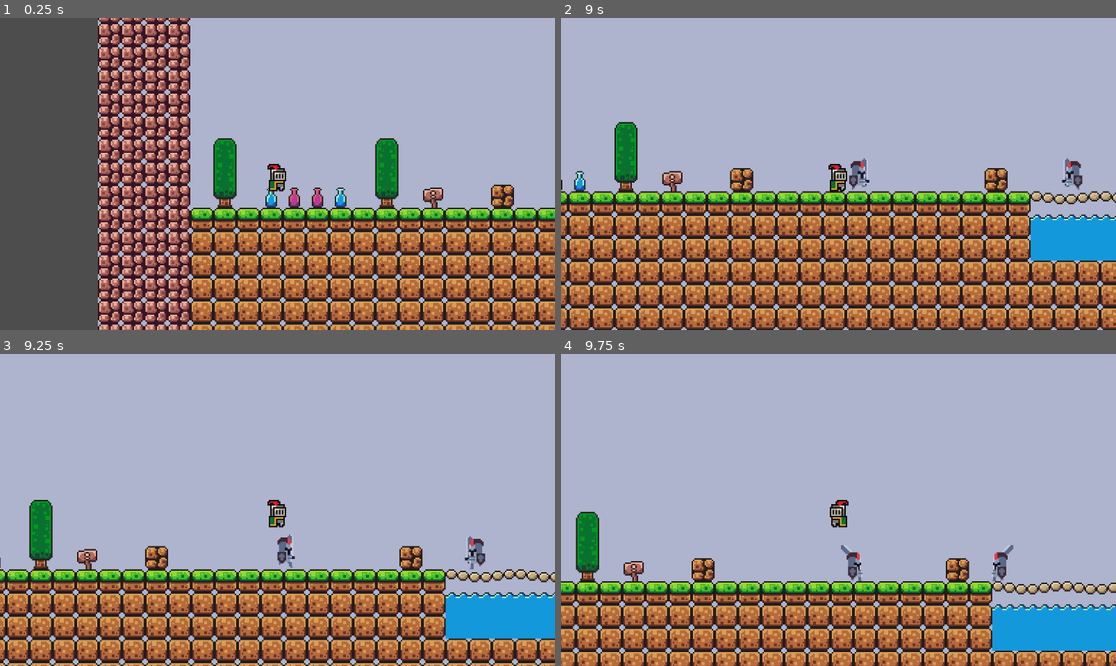
Above: before the commit, frames 1-4 (two rows, left to right).
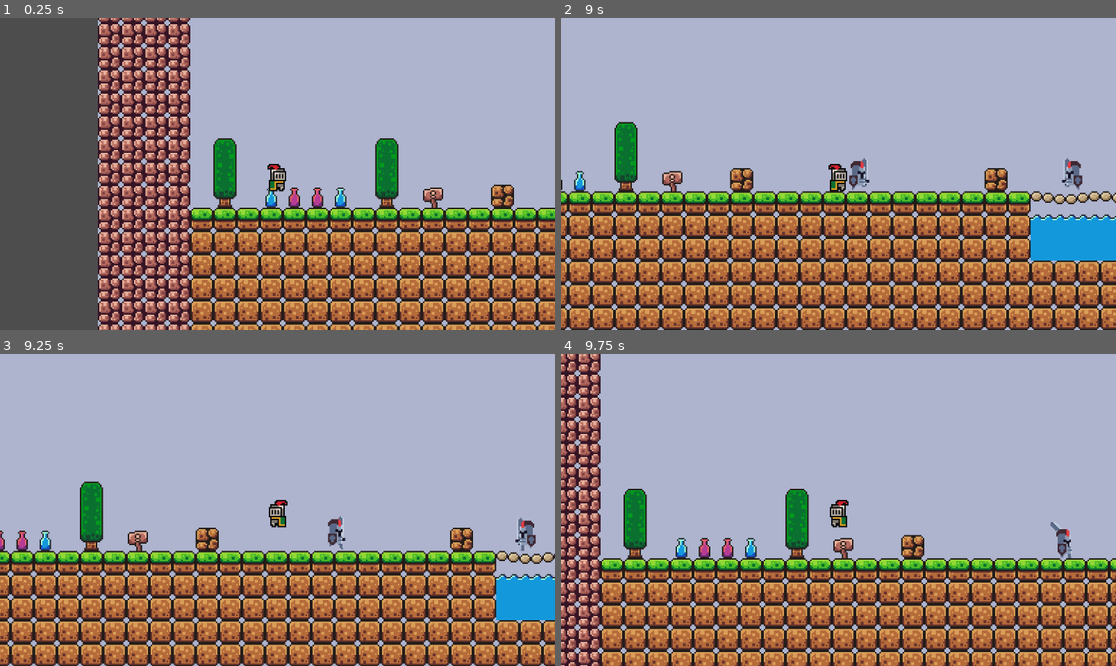
Above: after the commit, the same moments.

Repository: AStellarScene/2D-Adventure
Game: Godot game, scene res://main.tscn
The game is run twice, just before and just after one commit, with the same random seed, the same clock (stepped at 60 frames per second) and the same inputs.
Inputs:
- Up to frame 1 (0.25 s): no input
- Up to frame 2 (9 s): tap Enter (ui_accept) at 0.5, 0.77, 1.52, 3.02, 3.77, 4.52, 6.02, 6.77, 7.52 s; hold Right (ui_right) 0.53-2.03 s; hold Left (ui_left) 2.03-2.78 s; hold Right (ui_right) 2.78-4.28 s; hold Left (ui_left) 4.28-5.03 s; hold Right (ui_right) 5.03-5.78 s; hold Left (ui_left) 5.78-7.28 s; hold Right (ui_right) from 7.28 s (still down)
- Up to frame 3 (9.25 s): keep holding Right (ui_right); tap Enter (ui_accept) at 9.02 s
- Up to frame 4 (9.75 s): release Right (ui_right) at 9.53 s; hold Left (ui_left) from 9.53 s (still down)

Frames 1-2 are identical in both runs. In frame 3, 34% of the frame differs, in the area x 0-100%, y 40-100%; in frame 4, 30%.

Commit message:
added knockback and adjusted comments

Diff:
--- a/scenes/player.tscn
+++ b/scenes/player.tscn
@@ -222,6 +222,10 @@
 [sub_resource type="CircleShape2D" id="CircleShape2D_1ougs"]
 radius = 6.675
 
+[sub_resource type="CapsuleShape2D" id="CapsuleShape2D_l25ek"]
+radius = 9.0
+height = 21.3333
+
 [node name="Player" type="CharacterBody2D"]
 scale = Vector2(3, 3)
 script = ExtResource("1_iymdt")
@@ -244,3 +248,14 @@
 
 [node name="JumpPlayer" type="AudioStreamPlayer2D" parent="."]
 stream = ExtResource("4_enril")
+
+[node name="Hurt Area" type="Area2D" parent="."]
+
+[node name="CollisionShape2D" type="CollisionShape2D" parent="Hurt Area"]
+position = Vector2(0, 2.33333)
+shape = SubResource("CapsuleShape2D_l25ek")
+
+[node name="Hurt Timer" type="Timer" parent="Hurt Area"]
+
+[connection signal="area_entered" from="Hurt Area" to="." method="_on_hurt_area_area_entered"]
+[connection signal="timeout" from="Hurt Area/Hurt Timer" to="." method="_on_hurt_timer_timeout"]
--- a/scenes/walking_enemy.tscn
+++ b/scenes/walking_enemy.tscn
@@ -173,7 +173,7 @@
 autoplay = "idle"
 frame_progress = 0.457693
 
-[node name="Head Hit" type="Area2D" parent="." groups=["enemy_attack"]]
+[node name="Head Hit" type="Area2D" parent="." groups=["enemy"]]
 collision_layer = 15
 collision_mask = 4
 
--- a/scripts/player.gd
+++ b/scripts/player.gd
@@ -14,7 +14,9 @@
 @onready var animated_sprite_2d = $PlayerAnimator
 
 func _physics_process(delta):
-	# Handle animation.
+	var isLeft = velocity.x < 0
+	animated_sprite_2d.flip_h = isLeft
+	# Animator
 	if hurt == false && hop == false && death == false:
 		if (velocity.x > 1 || velocity.x < -1):
 			if is_on_floor():
@@ -24,15 +26,15 @@
 		else:
 			animated_sprite_2d.animation = "idle"
 
-	# Add the gravity.
+	# Gravity & Physics Process
 	if not is_on_floor():
 		velocity.y += gravity * delta
 
-	# Handle jump.
+	# Handle jump input.
 	if Input.is_action_just_pressed("ui_accept") and is_on_floor():
 		velocity.y = JUMP_VELOCITY
 
-# Get the input direction and handle the movement/deceleration.
+# Apply input direction and apply knock-back.
 	var direction = Input.get_axis("ui_left", "ui_right")
 	if direction:
 		velocity.x = direction * SPEED
@@ -40,11 +42,19 @@
 		velocity.x = move_toward(velocity.x, 0, SPEED)
 
 	if hurt == true:
-		velocity.x = -300
+		velocity.x = -600
+		velocity.y = -30
 
 	move_and_slide()
 
-	var isLeft = velocity.x < 0
-	animated_sprite_2d.flip_h = isLeft
+# Start knockback when hit by an enemy.
+func _on_hurt_area_area_entered(area):
+	if area.is_in_group("enemy"):
+		print("Hurt!")
+		hurt = true
+		$"Hurt Area/Hurt Timer".start()
 
-# Reset player if out of bounds.
+# Stop knockback after timer ends.
+func _on_hurt_timer_timeout():
+	$"Hurt Area/Hurt Timer".stop()
+	hurt = false
--- a/scripts/walking_enemy.gd
+++ b/scripts/walking_enemy.gd
@@ -8,12 +8,12 @@
 
 func _ready():
 	pass
-
+# Physics process and gravity.
 func _physics_process(delta):
 	apply_gravity(delta)
 	update_horizontal_movement()
 	move_slide()
-
+# Flip direction if the enemy runs into a wall.
 func update_horizontal_movement():
 	if is_on_wall():
 		direction = direction * -1
@@ -22,12 +22,14 @@
 	if not is_on_floor():
 		velocity.y += gravity * delta
 
+# Set velocity and apply movement.
 func move_slide():
 	velocity.x = SPEED * direction
 	velocity.y += 20
 	move_and_slide()
 	update_animation()
 
+# Play the correct animation for the sequence.
 func update_animation():
 	if special:
 		$AnimatedSprite2D.animation = "attack"
@@ -37,12 +39,3 @@
 		else:
 			$AnimatedSprite2D.animation = "idle"
 		$AnimatedSprite2D.flip_h = velocity.x < 0
-
-func _on_head_hit_area_entered(area):
-	update_animation()
-	special = true
-	print("Head Hit")
-
-func _on_animated_sprite_2d_frame_changed():
-	if $AnimatedSprite2D.animation == "attack" and $AnimatedSprite2D.frame == 1:
-		special = false
Not shown: 1 places in scenes/player.tscn that only renumber resources
